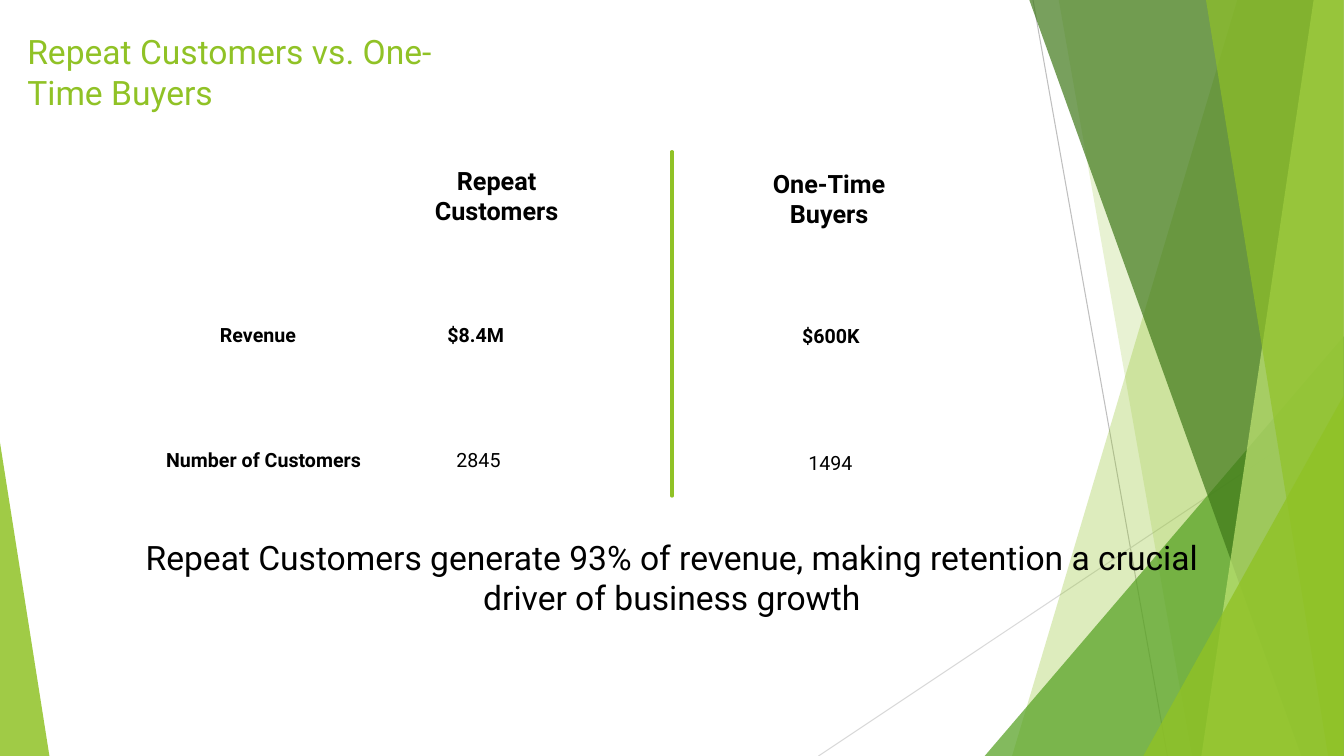
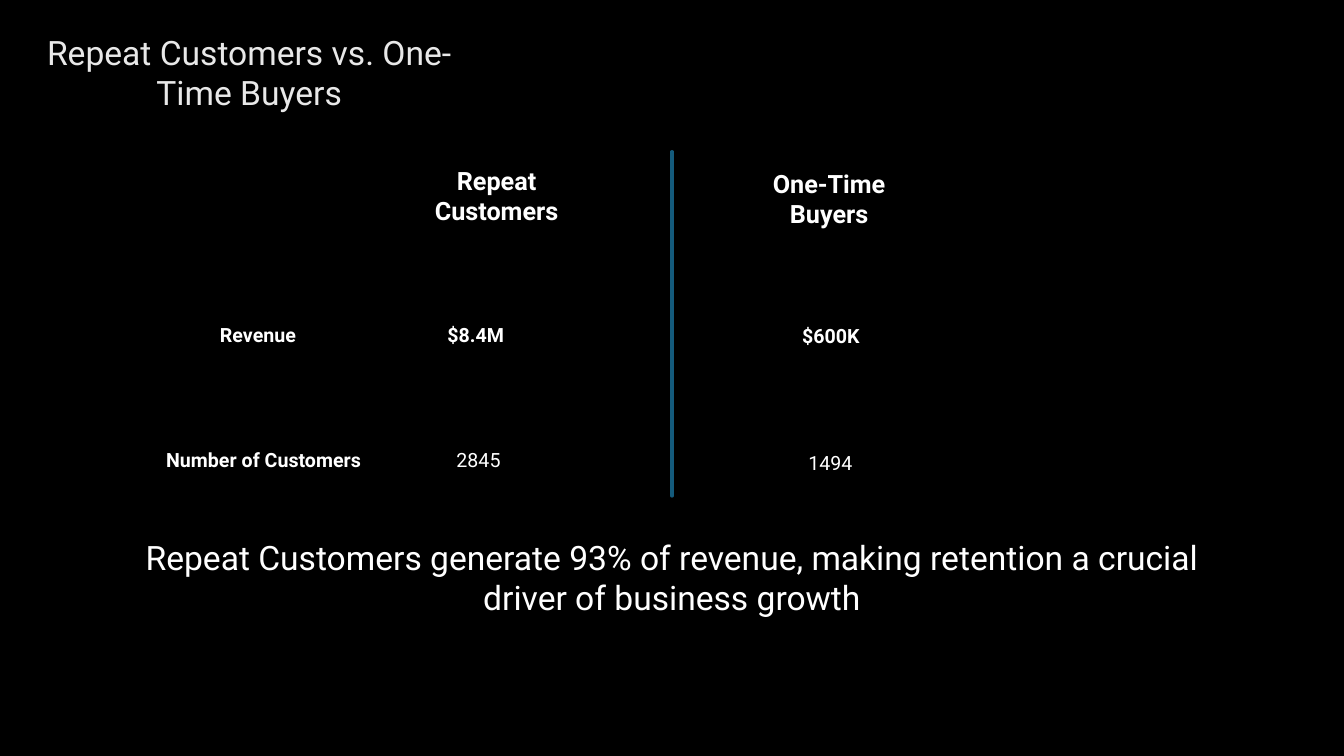
Before and after one commit to hvo7/Customer-Retention-Analysis, a slide deck: slide 2 of Customer Retention Analysis.pptx. Drawn at 1344x756 pixels with LibreOffice and Linux fonts; fonts in the diff are those of the drawing; background and template pictures are left out. Boxes give left, top, right and bottom in pixels: in the first picture for what was removed or moved away, otherwise in the second. Text is boxed around its words. In the diff, an @@ line names an element or a change of style, - is before the commit and + after.

```diff
--- a/Customer Retention Analysis.pptx
+++ b/Customer Retention Analysis.pptx
@@ background #FFFFFF to picture (left out) @@
@@ title "Repeat Customers vs. One-Time Buyers" at bbox=[47, 40, 451, 112]: text colour #90C226 to #E8E8E8, letter outline none to #404040 0.75 pt; alignment left to centre; vertical alignment top to middle @@
@@ line (673, 151) - (673, 496): stroke #90C226 2.25 pt to #145C7C 2.25 pt @@
@@ group removed at bbox=[0, 0, 1344, 756]: 5 freeform shapes, 3 triangles, 2 lines @@
@@ text colour #000000 to #FFFFFF in 9 elements at bbox=[435, 172, 558, 221], bbox=[447, 326, 504, 344], bbox=[456, 453, 500, 468], bbox=[773, 174, 886, 229], bbox=[802, 327, 859, 345], bbox=[808, 456, 852, 470], bbox=[220, 328, 296, 343], bbox=[166, 452, 361, 468], bbox=[146, 544, 1198, 617] @@
```
Also in this commit, not shown: 5 other slides changed, 2 slides added, 1 slide removed, 5 other files.
